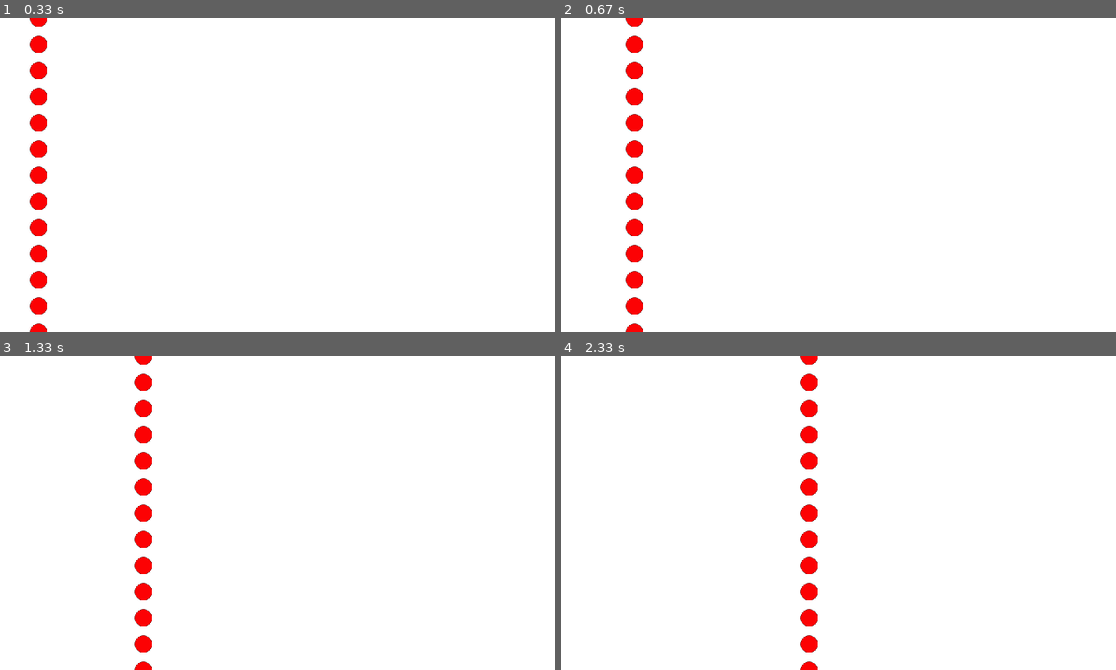
Above: before the commit, frames 1-4 (two rows, left to right).
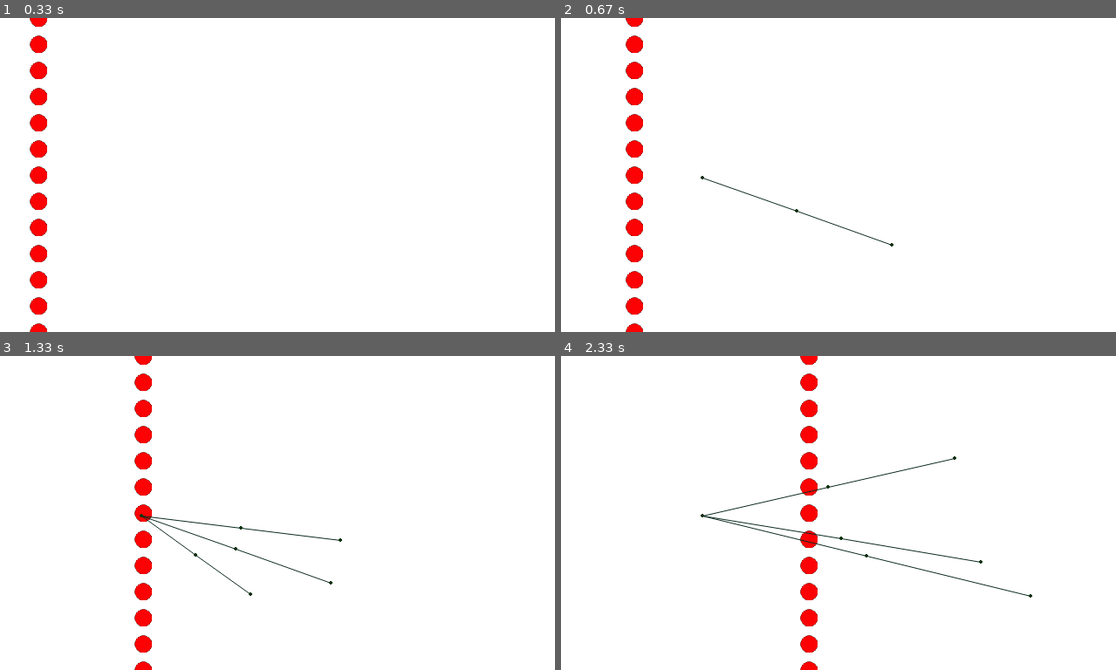
Above: after the commit, the same moments.

Repository: kalail/Game
Game: pygame game, started from game/main.py
Same seed, same stepped clock (60 frames per second), same inputs: the game is played once before the commit and once after it. The source is Python 2; it was converted automatically to run under Python 3.
Inputs (mouse positions are in pixels of both pictures, inside the frame that each line leads up to):
- Up to frame 1 (0.33 s): no input
- Up to frame 2 (0.67 s): press the mouse at (699, 178) at 0.37 s; move the mouse to (794, 209) at 0.47 s; release the mouse at (894, 244) at 0.6 s
- Up to frame 3 (1.33 s): press the mouse at (138, 516) at 0.7 s; move the mouse to (238, 528) at 0.8 s; release the mouse at (338, 541) at 0.93 s; press the mouse at (138, 516) at 1.03 s; move the mouse to (194, 553) at 1.13 s; release the mouse at (249, 594) at 1.27 s
- Up to frame 4 (2.33 s): press the mouse at (699, 516) at 1.37 s; move the mouse to (838, 538) at 1.47 s; release the mouse at (982, 563) at 1.6 s; press the mouse at (699, 516) at 1.7 s; move the mouse to (866, 556) at 1.8 s; release the mouse at (1032, 594) at 1.93 s; press the mouse at (699, 516) at 2.03 s; move the mouse to (827, 487) at 2.13 s; release the mouse at (955, 456) at 2.27 s

Frame 1 is identical in both runs. In frame 2, 0.2% of the frame differs, in the area x 25-60%, y 50-73%; in frame 3, 0.5%; in frame 4, 0.8%, in the area x 25-85%, y 31-77%.

Commit message:
Project refactor + Fix logging + Setup adapter

Diff:
--- a/game/config.py
+++ b/game/config.py
@@ -9,7 +9,8 @@
         self.title = 'Game'
         self.width = 640
         self.height = 360
-        self.size = (self.width, self.height)
+        self.resolution = (self.width, self.height)
         self.fullscreen = False
         self.framerate = 60
         self.check_bounds = True
+        self.debug = True
--- a/game/engine.py
+++ b/game/engine/__init__.py
@@ -1,5 +1,5 @@
 import pygame
-import input_manager
+from .input_manager import InteractionManager
 import units
 from units.base import Thing
 import pygame.locals as pylocals
@@ -9,7 +9,6 @@
 import Queue
 import logging
 import random
-from screen_manager import ScreenManager
 from object_manager import ObjectManager
 
 class Engine(object):
@@ -18,19 +17,16 @@
     Powers the game. Built on pygame.
 
     """
-    def __init__(self, config):
+    def __init__(self, config, adapter_class):
         # Initialize
-        pygame.init()
+        self.adapter = adapter_class()
         # Save config
         self.config = config
         # Create screen
-        self.screen_manager = ScreenManager(config.size, config.fullscreen)
-        self.screen = self.screen_manager.screen
-        # Set title
-        pygame.display.set_caption(self.config.title)
+        self.screen = self.adapter.create_screen(config.resolution, config.fullscreen)
         # Set timeout
         self.timer = pygame.time.Clock()
-        self.input_manager = input_manager.InputManager()
+        self.interaction_manager = InteractionManager()
         # objects = [units.Home(side='left', color=theme.red, rate=10, build_queue=[units.Bot for i in xrange(100)])]
         objects = [units.Bot((10, i*30)) for i in xrange(100)]
         self.object_manager = ObjectManager(objects)
@@ -50,30 +46,30 @@
             first = start
             self.handle_events(delta)
             end = time.clock()
-            logging.info('Handled events in: %ss' % (end - start))
+            logging.debug('Handled events in: %ss' % (end - start))
             # Update world
             start = time.clock()
             new_objects = self.update(delta)
             end = time.clock()
-            logging.info('Updated world in: %ss' % (end - start))
+            logging.debug('Updated world in: %ss' % (end - start))
             # Create new objects
             start = time.clock()
             self.object_manager.add(new_objects)
             end = time.clock()
-            logging.info('Added %s new objects in: %ss' % (len(new_objects), (end-start)))
+            logging.debug('Added %s new objects in: %ss' % (len(new_objects), (end-start)))
             # Run engine plugins
             start = time.clock()
             if self.config.check_bounds:
                 num_culled = self.check_bounds()
-                logging.info('Culled %s out of bound objects' % num_culled)
+                logging.debug('Culled %s out of bound objects' % num_culled)
             end = time.clock()
-            logging.info('Ran engine plugins in: %ss' % (end - start))
+            logging.debug('Ran engine plugins in: %ss' % (end - start))
             # Draw objects
             start = time.clock()
             self.draw()
             end = time.clock()
             total = end - first
-            logging.info('Rendered frame in: %ss\n' % (end - start))
+            logging.debug('Rendered frame in: %ss\n' % (end - start))
             # Get ticks
             delta_millis = self.timer.tick(self.config.framerate)
             delta = float(delta_millis) / 1000.0
@@ -85,13 +81,13 @@
             times = [self._frame_times.get_nowait() for i in xrange(self._num_fps_avg)]
             [self._frame_times.put(t) for t in times]
             fps = 1.0 / (sum(times) / len(times))
-            logging.info('Total processing time: %ss' % total)
-            logging.info('Slept for: %ss' % slept)
-            logging.info('Total frame time: %ss\n' % delta)
+            logging.debug('Total processing time: %ss' % total)
+            logging.debug('Slept for: %ss' % slept)
+            logging.debug('Total frame time: %ss\n' % delta)
 
-            logging.info('Estimated CPU Usage: %s%%' % (total/delta*100.0))
-            logging.info('Estimated FPS: %s\n' % fps)
-            logging.info('----------------------------------------------------------\n')
+            logging.debug('Estimated CPU Usage: %s%%' % (total/delta*100.0))
+            logging.debug('Estimated FPS: %s\n' % fps)
+            logging.debug('----------------------------------------------------------\n')
 
     def check_bounds(self):
         pass
@@ -106,23 +102,14 @@
         # return count
 
     def handle_events(self, delta):
-        self.events = pygame.event.get()
-        for event in self.events:
+        events = pygame.event.get()
+        self.interaction_manager.update(events, delta)
+        for event in events:
             if event.type == pylocals.QUIT:
                 self.quit()
             elif event.type == pylocals.KEYDOWN:
                if event.key == pylocals.K_ESCAPE:
                    self.quit()
-            else:
-                interactions = self.input_manager.handle_input(event, delta)
-                if interactions:
-                    for i in interactions:
-                        if i.name == 'drag':
-                            pass
-                        elif i.name == 'tap':
-                            self.target = (i.position[0], i.position[1])
-                            # self.input_manager.drags.extend(drags)
-                            pass
 
     def update(self, delta):
         new_objects = self.object_manager.update(delta)
@@ -131,7 +118,13 @@
     def draw(self):
         self.screen.fill(theme.white)
         self.object_manager.draw(self.screen)
-        pygame.display.update()
+        if self.config.debug:
+            for i in self.interaction_manager.interactions[-3:]:
+                if len(i.points) > 1:
+                    pygame.draw.aalines(self.screen, (12,43,32), False, i.points)
+                    for p in i.points:
+                        pygame.draw.circle(self.screen, (10,50,10), p, 2)
+        pygame.display.flip()
 
     def quit(self):
         pygame.quit()
--- /dev/null
+++ b/game/engine/adapters.py
@@ -0,0 +1,34 @@
+import pygame
+import pygame.locals as pylocals
+import logging
+
+class PygameAdapter(object):
+    """Pygame Adapter
+
+    Allows the game engine to work on pygame.
+
+    """
+
+    def __init__(self):
+        pygame.init()
+
+    def create_screen(self, resolution, fullscreen, hardware=True, opengl=False, double_buffer=True):
+        flags = 0
+        if fullscreen:
+            flags |= pylocals.FULLSCREEN
+            if hardware:
+                flags |= pylocals.HWSURFACE
+                if opengl:
+                    flags |= pylocals.OPENGL
+                if double_buffer:
+                    flags |= pylocals.DOUBLEBUF
+        if not pygame.display.mode_ok(resolution, flags):
+            logging.warning('Display mode not fully supported')
+        return pygame.display.set_mode(resolution, flags)
+
+    def create_sound(size):
+        if size:
+            screen = pygame.display.set_mode(size, pylocals.FULLSCREEN)
+        else:
+            screen = pygame.display.set_mode(size)
+        return screen
--- a/game/input_manager.py
+++ b/game/engine/input_manager.py
@@ -111,3 +111,83 @@
     def __init__(self, *args, **kwargs):
         super(InputManager, self).__init__(*args, **kwargs)
         self.interaction = None
+
+
+import os
+
+
+class Interaction(object):
+    def __init__(self, position, key=None):
+        if not key:
+            key = self._create_random_key()
+        self.key = key
+        self.points = []
+        self.points.append(position)
+        self.lifetime = 0.0
+        self.complete = False
+
+    def add_point(self, position):
+        self.points.append(position)
+
+    def end(self, position):
+        self.points.append(position)
+        self.complete = True
+
+    def _create_random_key(self):
+        return os.urandom(16).encode('hex')
+
+
+
+class InteractionManager(object):
+
+    @staticmethod
+    def pc_create_interaction(event, interactions):
+        key = event.button
+        i = Interaction(event.pos, key)
+        interactions.append(i)
+
+    @staticmethod
+    def pc_update_interactions(event, interactions):
+        for key, conditional in enumerate(event.buttons):
+            key += 1
+            if conditional:
+                interaction = None
+                for i in interactions:
+                    if not i.complete:
+                        if i.key == key:
+                            interaction = i
+                if interaction:
+                    interaction.add_point(event.pos)
+
+    @staticmethod
+    def pc_end_interaction(event, interactions):
+        key = event.button
+        for i in interactions:
+            if not i.complete:
+                if i.key == key:
+                    interaction = i
+        interaction.end(event.pos)
+
+    def __init__(self):
+        self.interactions = []
+
+    def update(self, events, delta):
+        for i in self.interactions:
+            i.lifetime += delta
+        for event in events:
+            t = event.type
+            if t == pylocals.MOUSEBUTTONDOWN:
+                self._create_interaction(event)
+            elif t == pylocals.MOUSEMOTION:
+                self._update_interactions(event)
+            elif t == pylocals.MOUSEBUTTONUP:
+                self._end_interaction(event)
+
+    def _create_interaction(self, event):
+        InteractionManager.pc_create_interaction(event, self.interactions)
+
+    def _update_interactions(self, event):
+        InteractionManager.pc_update_interactions(event, self.interactions)
+
+    def _end_interaction(self, event):
+        InteractionManager.pc_end_interaction(event, self.interactions)
--- a/game/main.py
+++ b/game/main.py
@@ -1,16 +1,20 @@
 import config
 import engine
+import engine.adapters
 import logging
+
 
 if __name__ == '__main__':
     # Setup simple logging
     logging.basicConfig(
         format='%(levelname)s:%(message)s',
-        level=logging.WARNING
+        level=logging.INFO
     )
     # Get config
     config = config.Config()
+    # Choose adapter
+    adapter = engine.adapters.PygameAdapter
     # Start engine
-    engine = engine.Engine(config)
+    engine = engine.Engine(config, adapter)
     # Run engine
     engine.start()
--- a/game/pygame_adapter.py
+++ /dev/null
@@ -1,19 +0,0 @@
-import pygame
-import pygame.locals as pylocals
-
-class PygameAdapter(object):
-    """Pygame Adapter
-
-    Allows the game engine to work on pygame.
-
-    """
-
-    def __init__(self):
-        pygame.init()
-
-    def _create_screen(size, fullscreen):
-        if fullscreen:
-            screen = pygame.display.set_mode(size, pylocals.FULLSCREEN)
-        else:
-            screen = pygame.display.set_mode(size)
-        return screen
--- a/game/screen_manager.py
+++ /dev/null
@@ -1,13 +0,0 @@
-import pygame
-import pygame.locals as pylocals
-
-class ScreenManager(object):
-
-    def __init__(self, resolution, fullscreen=False, hardware=False):
-        self.screen = self._create_screen(resolution, fullscreen, hardware)
-
-    def _create_screen(self, resolution, fullscreen, hardware):
-        flags = 0
-        if fullscreen:
-            flags = pylocals.FULLSCREEN
-        return pygame.display.set_mode(resolution, flags)
--- /dev/null
+++ b/game/test.py
@@ -0,0 +1,113 @@
+"""
+MooseGesture Test application
+Al Sweigart al@coffeeghost.net
+http://coffeeghost.net/2011/05/09/moosegesture-python-mouse-gestures-module
+
+Run the app and then draw by dragging the mouse. When you release the mouse
+button, the gesture you drew will be identified.
+
+
+This script requires the MooseGesture library, which you can download from here:
+http://coffeeghost.net/moosegesture.py
+
+And also requires Pygame:
+http://pygame.org
+
+Copyright 2011, BSD-license.
+"""
+
+import pygame, random, sys
+from pygame.locals import *
+import moosegesture
+
+# setup constants
+WINDOWWIDTH = 600
+WINDOWHEIGHT = 600
+FPS = 40
+
+TEXTCOLOR = (255, 255, 255) # white
+BACKGROUNDCOLOR = (0, 0, 0)# black
+POINTSCOLOR = (255, 0, 0) # red
+LINECOLOR = (255, 165, 0) # orange
+CARDINALCOLOR = (0, 255, 0) # green
+DIAGONALCOLOR = (0, 0, 255) # blue
+
+# set up pygame, the window, and the mouse cursor
+pygame.init()
+mainClock = pygame.time.Clock()
+windowSurface = pygame.display.set_mode((WINDOWWIDTH, WINDOWHEIGHT))
+pygame.display.set_caption('Mouse Gesture Test')
+
+points = []
+mouseDown = False
+font = pygame.font.SysFont(None, 24)
+strokeText = ''
+
+while True: # main loop
+    for event in pygame.event.get():
+        # handle all pygame events
+        if event.type == QUIT or (event.type == KEYDOWN and event.key == K_ESCAPE):
+            pygame.quit()
+            sys.exit()
+
+        if event.type == MOUSEBUTTONDOWN:
+            # on mouse down, erase the previous line and start drawing a new one
+            mouseDown = True
+            if len(points) > 2:
+                startx, starty = points[0][0], points[0][1]
+                for i in range(len(points)):
+                    points[i] = (points[i][0] - startx, points[i][1] - starty)
+            points = []
+            storkeText = ''
+
+        if event.type == MOUSEBUTTONUP:
+            # try to identify the gesture when the mouse dragging stops
+            mouseDown = False
+            strokes = moosegesture.getGesture(points)
+            segments = moosegesture.getSegments(points)
+            strokeText = moosegesture.getGestureStr(strokes)
+            textobj = font.render(strokeText, 1, (255,255,255))
+            textrect = textobj.get_rect()
+            textrect.topleft = (10, WINDOWHEIGHT - 30)
+
+        if event.type == MOUSEMOTION and mouseDown:
+            # draw the line if the mouse is dragging
+            points.append( (event.pos[0], event.pos[1]) )
+
+
+    # Draw the window.
+    windowSurface.fill(BACKGROUNDCOLOR)
+
+    if strokeText:
+        # draw the identified strokes of the last line
+        windowSurface.blit(textobj, textrect)
+
+    # draw points
+    for x, y in points:
+        pygame.draw.circle(windowSurface, POINTSCOLOR, (x, y), 2)
+
+    if mouseDown:
+        # draw strokes as unidentified while dragging the mouse
+        if len(points) > 1:
+            pygame.draw.lines(windowSurface, LINECOLOR, False, points)
+    else:
+        # draw the identified strokes
+        segNum = 0
+        curColor = LINECOLOR
+        for p in range(len(points)-1):
+
+            if segNum < len(segments) and segments[segNum][0] == p:
+                # start of new stroke
+                if strokes[segNum] in [2, 4, 6, 8]:
+                    curColor = CARDINALCOLOR
+                elif strokes[segNum] in [1, 3, 7, 9]:
+                    curColor = DIAGONALCOLOR
+            pygame.draw.line(windowSurface, curColor, points[p], points[p+1])
+
+            if segNum < len(segments) and segments[segNum][1] == p:
+                # end of a stroke
+                curColor = LINECOLOR
+                segNum += 1
+
+    pygame.display.update()
+    mainClock.tick(FPS)
--- a/game/units/base.py
+++ b/game/units/base.py
@@ -46,7 +46,7 @@
 
     def _load_image(self, img_file):
         try:
-            image = pygame.image.load(img_file)
+            image = pygame.image.load(img_file).convert_alpha()
         except pygame.error as error:
                 msg = 'Cannot load image: %s' % error
                 logging.error(msg)
Renamed: game/object_manager.py -> game/engine/object_manager.py
Empty file removed: game/teams/__init__.py
